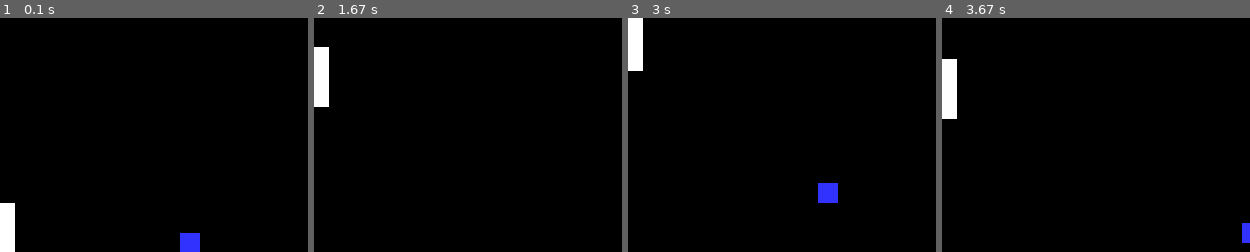
Above: before the commit, frames 1-4 (left to right).
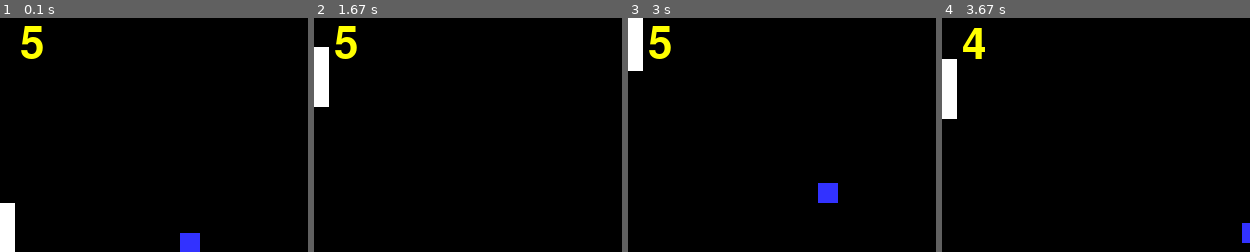
Above: after the commit, the same moments.

Repository: Lazar-Djukovic/Lazar-Djukovic-schoolwork
Game: pygame game, started from pygame/pong versions/pong_final.py
The game is run twice, just before and just after one commit, with the same random seed, the same clock (stepped at 60 frames per second) and the same inputs.
Inputs:
- Up to frame 1 (0.1 s): no input
- Up to frame 2 (1.67 s): hold Up 0.33-0.8 s; hold Down 0.83-1.13 s; hold Up 1.17-1.53 s; hold Down from 1.57 s (still down)
- Up to frame 3 (3 s): release Down at 1.93 s; hold Up 1.97-2.27 s; hold Down 2.3-2.6 s; hold Up from 2.63 s (still down)
- Up to frame 4 (3.67 s): release Up at 3 s; hold Down 3.03-3.4 s; hold Up from 3.43 s (still down)
The pictures show only the part of the screen within x 0-50%, y 3-53%; the shares and areas given below are measured in that part.

The runs differ from the first frame. In frame 1, 0.6% of the frame differs, in the area x 6-14%, y 3-18%; in frame 2, 0.6%; in frame 3, 0.6%; in frame 4, 0.5%.

Commit message:
pong score
added life for pong

Diff:
--- a/pygame/pong versions/pong_final.py
+++ b/pygame/pong versions/pong_final.py
@@ -32,6 +32,9 @@
 plen = 60
 bwid = 20
 done = False
+sysfont = pygame.font.get_default_font()
+
+
 # -- Manages how fast screen refreshes
 clock = pygame.time.Clock()
 
@@ -44,6 +47,8 @@
   if event.type == pygame.QUIT:
    done = True
 #End If
+
+
  keys = pygame.key.get_pressed()
   ## - the up key or down key has been pressed
  if keys[pygame.K_UP]:
@@ -70,6 +75,7 @@
  x_val = x_val + x_direction
  y_val = y_val + y_direction
 
+
  if y_val == 460:
      y_direction = y_direction * -1
  if y_val == 0:
@@ -79,6 +85,9 @@
  if x_val == 0:
      out = True
      life = life - 1
+     x_direction += 5
+     y_direction += 5
+
  if out == True:
   x_direction = 0
   y_direction = 0
@@ -96,6 +105,10 @@
      done = True
  # -- Screen background is BLACK
  screen.fill (BLACK)
+
+ font2 = pygame.font.SysFont('didot.ttc', 64)
+ img2 = font2.render(str(life), True, YELLOW)
+ screen.blit(img2, (20, 20))
  # -- Draw here
 
  pygame.draw.rect(screen, BLUE, (x_val,y_val,bwid,bwid))
